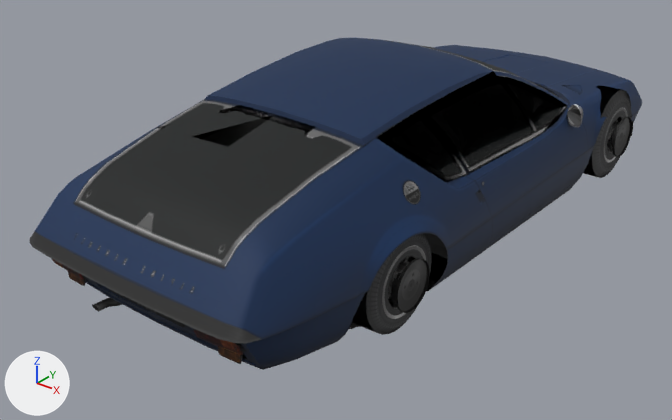
Before and after pictures for a commit that changed the glTF model dealership/dealership/models/GT4_ALPR0002.glb.
One viewpoint serves both versions: a 50 mm camera at (2.82, -4.18, 2.39) aimed at (-0.19, -0.41, 0.05). Arrows for +X, +Y and +Z are at lower left; the lights stay in place. The first picture is the older version. Vertices at exactly the same position are counted once.

Before the edit, the objects in view are built like this:
```python
ob_body = bpy.data.objects.new('body', me_body)
ob_body.location = (0.0, 0.0, 0.0)
ob_tire_front_left = bpy.data.objects.new('tire_front_left', me_tire_front)
ob_tire_front_left.location = (0.705, -1.135, 0.258)
ob_tire_front_right = bpy.data.objects.new('tire_front_right', me_tire_front)
ob_tire_front_right.location = (-0.705, -1.135, 0.258)
ob_tire_front_right.scale = (-1.0, 1.0, 1.0)
ob_tire_rear_left = bpy.data.objects.new('tire_rear_left', me_tire_rear)
ob_tire_rear_left.location = (0.714, 1.135, 0.281)
ob_tire_rear_right = bpy.data.objects.new('tire_rear_right', me_tire_rear)
ob_tire_rear_right.location = (-0.714, 1.135, 0.281)
ob_tire_rear_right.scale = (-1.0, 1.0, 1.0)
ob_wheel_front_right = bpy.data.objects.new('wheel_front_right', me_wheel_front)
ob_wheel_front_right.location = (-0.705, -1.135, 0.258)
ob_wheel_front_right.scale = (-1.0, 1.0, 1.0)
ob_wheel_rear_right = bpy.data.objects.new('wheel_rear_right', me_wheel_rear)
ob_wheel_rear_right.location = (-0.714, 1.135, 0.281)
ob_wheel_rear_right.scale = (-1.0, 1.0, 1.0)
```
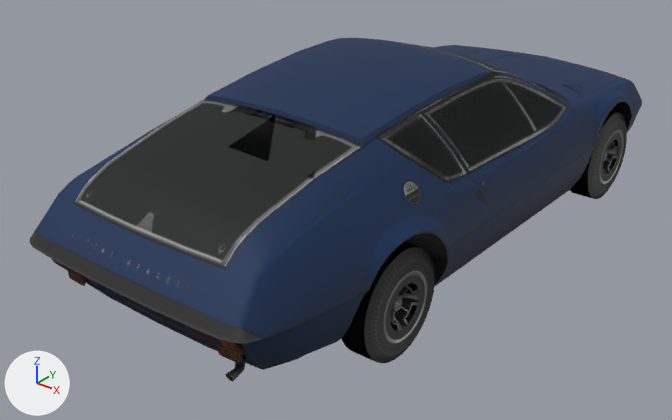
Changed parts and their boxes [x1, y1, x2, y2] in the pictures (672 x 420 px; the box of a moved part takes in the faces that stretch with it):
'body', reshaped
    before: [30, 38, 642, 370]
    after: [30, 38, 642, 382]
'tire_rear_right', moved, rescaled (not visible before)
    after: [341, 242, 435, 363]
'tire_front_right', reshaped, moved, rescaled (not visible before)
    after: [570, 111, 627, 199]
'wheel_rear_right', moved, rescaled (not visible before)
    after: [383, 271, 427, 344]
'wheel_front_right', moved, rescaled (not visible before)
    after: [599, 130, 623, 184]
part 1 of me_body, moved or reshaped (not visible afterwards)
    before: [612, 117, 632, 157]
part 2 of me_body, moved or reshaped (not visible afterwards)
    before: [611, 124, 618, 146]
part 3 of me_body, moved or reshaped (not visible afterwards)
    before: [396, 258, 430, 313]
part 4 of me_body, moved or reshaped (not visible afterwards)
    before: [568, 104, 583, 124]
part 5 of me_body, moved or reshaped
    before: [93, 298, 123, 311]
    after: [227, 361, 245, 381]
part 6 of me_body, deleted
    before: [92, 105, 582, 312]
part 7 of me_body, reshaped
    before: [171, 279, 194, 293]
    after: [166, 277, 233, 382]
part 8 of me_tire_front, moved or reshaped
    before: [352, 233, 432, 335]
    after: [570, 111, 627, 199]

The change, as a list of edits to the scene's bpy script:
```text
Change me_body:
    used by ob_body; location = (0.0, 0.0, 0.0)
    remove me_body.from_pydata(...)  # 2004 vertices, 3168 faces; spans x -0.85..0.85, y -2.13..2.04, z -0.06..0.96
    add me_body.from_pydata(...)  # 2002 vertices, 3168 faces; spans x -0.83..0.82, y -2.13..2.04, z -0.06..0.96
    me_body part 1: the loose piece of 48 vertices spanning x 0.83..0.85, y 1.01..1.26, z 0.15..0.41 is moved by (-1.42, 0.0, -0.15)
    me_body part 2: the loose piece of 36 vertices spanning x 0.8..0.83, y 1.06..1.21, z 0.21..0.36 is moved by (-1.42, 0.0, -0.15)
    me_body part 3: the loose piece of 48 vertices spanning x 0.82..0.84, y -1.26..-1.01, z 0.13..0.38 is moved by (-1.42, 0.0, -0.13)
    me_body part 4: the loose piece of 29 vertices spanning x 0.73..0.83, y 0.52..0.65, z 0.52..0.64 is mirrored in x about the mesh origin
    me_body part 5: the loose piece of 32 vertices spanning x -0.47..-0.37, y -1.93..-1.74, z 0.01..0.05 is mirrored in x about the mesh origin
    me_body part 6: 7 loose pieces with 258 vertices, spanning x -0.84..0.84, y -1.93..0.52, z -0.01..0.64, are deleted
    me_body part 7: 1 vertex moved from x 0.39, y -2.05, z 0.47 to x 0.38, y -2.02, z 0.5; 1 vertex removed from x 0.4, y -2.02, z 0.5; 9 vertices added at x 0.33..0.47, y -2.05..-1.76, z -0.01..0.47
    other edits to the shape of me_body do not show in these pictures
Change me_tire_front:
    used by ob_tire_front_left; location = (0.705, -1.135, 0.258)
    remove me_tire_front.from_pydata(...)  # 120 vertices, 208 faces; spans x -0.083..0.083, y -0.258..0.258, z -0.257..0.257
    add me_tire_front.from_pydata(...)  # 120 vertices, 208 faces; spans x -0.083..0.083, y -0.281..0.281, z -0.279..0.279
    me_tire_front part 8: 120 of 120 vertices moved; they spanned x -0.083..0.083, y -0.258..0.258, z -0.257..0.257 and now span x -0.083..0.083, y -0.281..0.281, z -0.279..0.279; mean shift (0.0, 0.0, 0.0)
Change ob_wheel_front_right:
    ob_wheel_front_right.scale: (-1.0, 1.0, 1.0) -> (1.0, 1.0, 1.0)
    ob_wheel_front_right.location: (-0.705, -1.135, 0.258) -> (0.705, 1.135, 0.131)
Change ob_tire_front_right:
    ob_tire_front_right.scale: (-1.0, 1.0, 1.0) -> (1.0, 1.0, 1.0)
    ob_tire_front_right.location: (-0.705, -1.135, 0.258) -> (0.705, 1.135, 0.131)
Change ob_wheel_rear_right:
    ob_wheel_rear_right.scale: (-1.0, 1.0, 1.0) -> (1.0, 1.0, 1.0)
    ob_wheel_rear_right.location: (-0.714, 1.135, 0.281) -> (0.714, -1.135, 0.131)
Change ob_tire_rear_right:
    ob_tire_rear_right.scale: (-1.0, 1.0, 1.0) -> (1.0, 1.0, 1.0)
    ob_tire_rear_right.location: (-0.714, 1.135, 0.281) -> (0.714, -1.135, 0.131)
```
